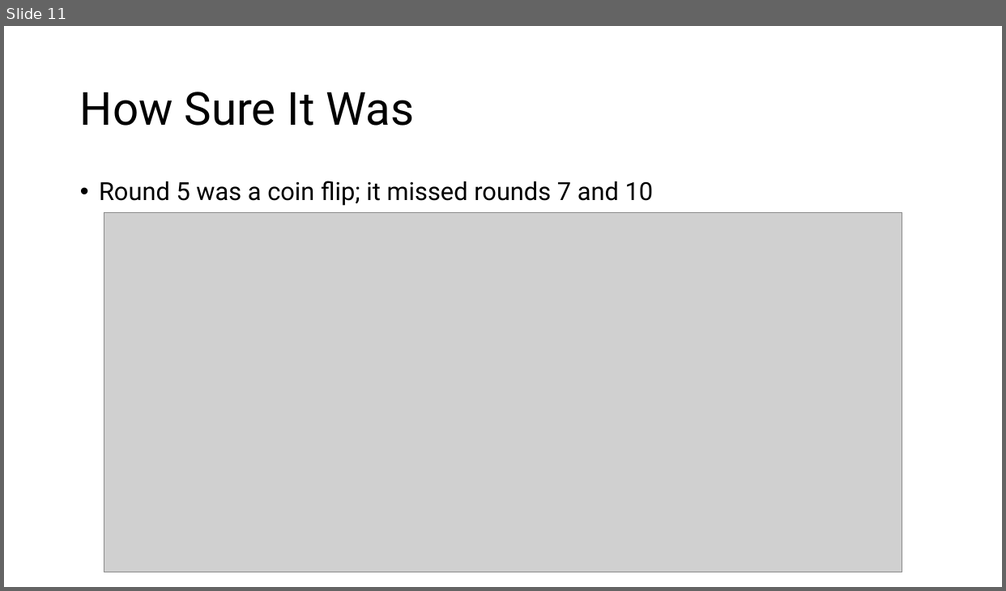
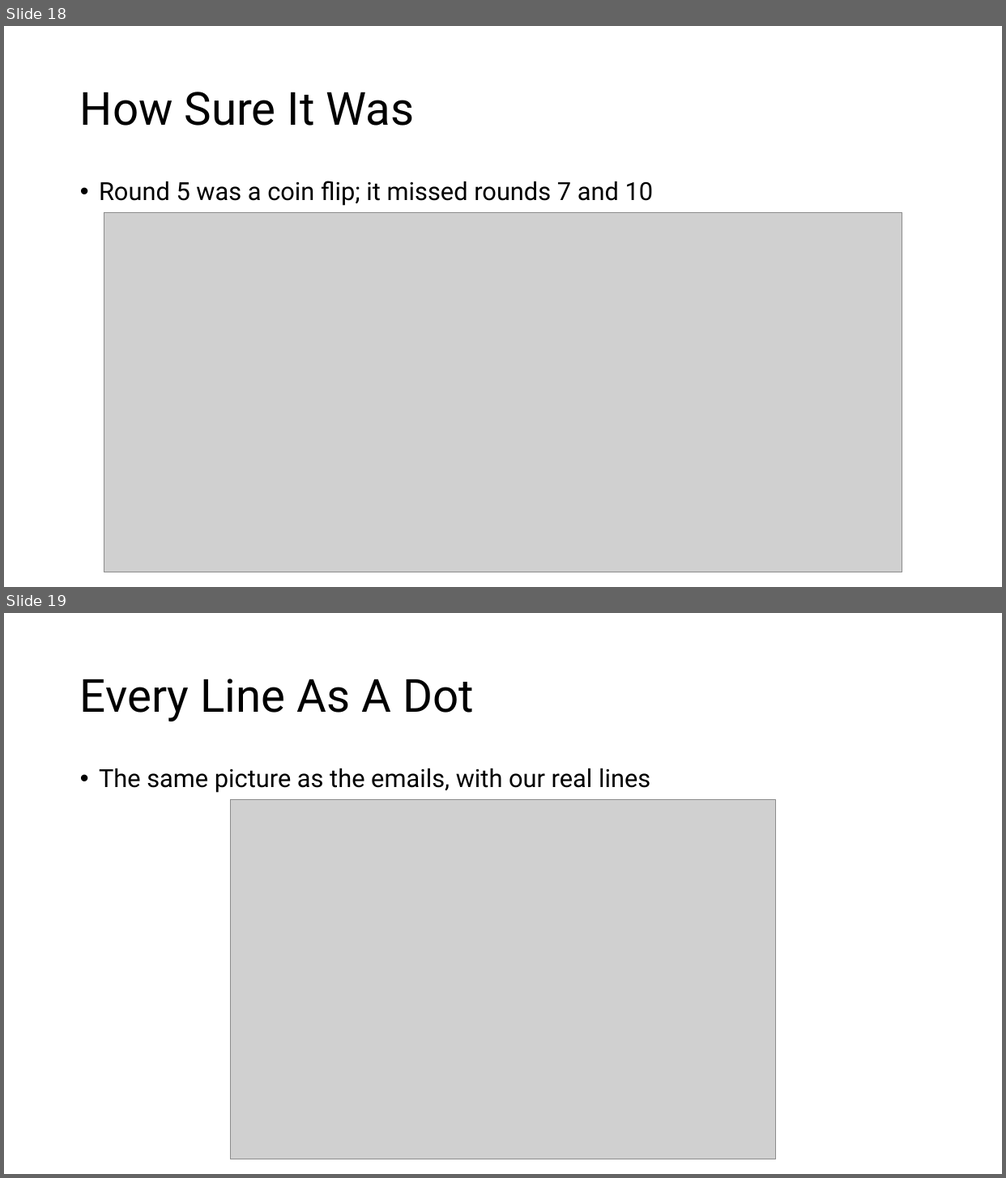
Before and after one commit to IslamTayeb/tzu-vs-taylor, a slide deck: slides/tzu_vs_taylor_lecture.pptx. Shown one above the other, each under a label of ours: slide 11 before the commit, slides 18 and 19 after it. The pictures are 1006x591 and 1006x1178 pixels, drawn with LibreOffice and Linux fonts; fonts in the diff are those of the drawing; grey boxes stand for pictures. Boxes give left, top, right and bottom in pixels: in the first picture for what was removed or moved away, otherwise in the second. Text is boxed around its words. In the diff, an @@ line names an element or a change of style, - is before the commit and + after.

```diff
--- a/slides/tzu_vs_taylor_lecture.pptx
+++ b/slides/tzu_vs_taylor_lecture.pptx
@@ slide 19 added at box(4, 613, 1002, 1174), background #FFFFFF @@
@@ title added at box(80, 679, 474, 722), 44 pt, text #000000 @@
+Every Line As A Dot
@@ text added at box(99, 769, 650, 793), 24 pt, text #000000 @@
+• The same picture as the emails, with our real lines
@@ picture added at box(230, 800, 776, 1160) @@
@@ what was slide 11 is now slide 18 @@
```
Also in this commit, not shown: 7 slides changed, 6 other slides added, 27 other files.
